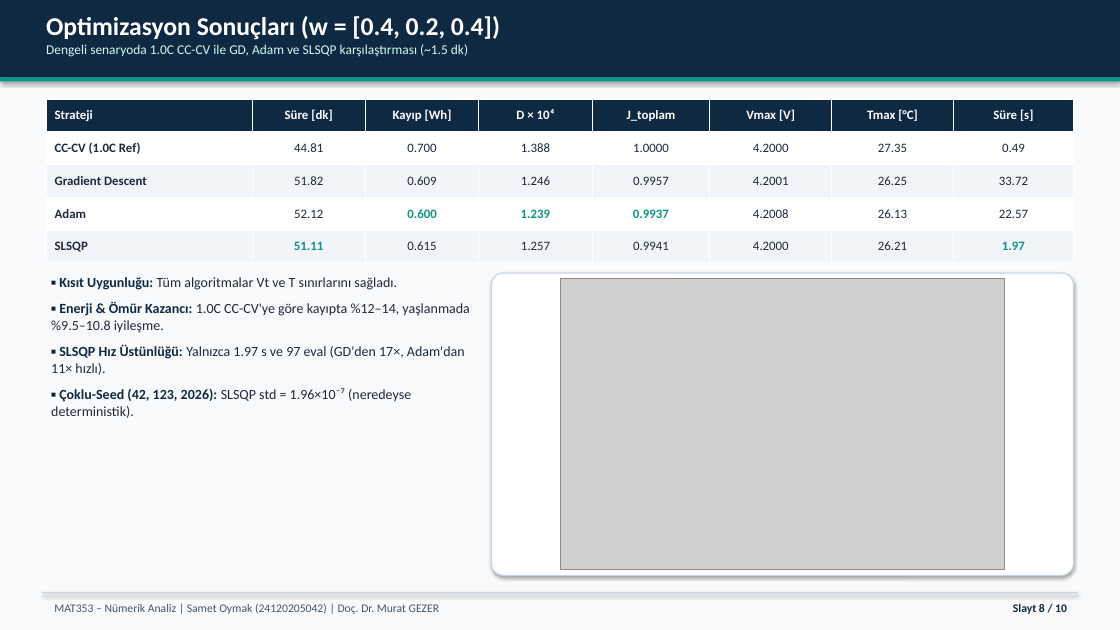
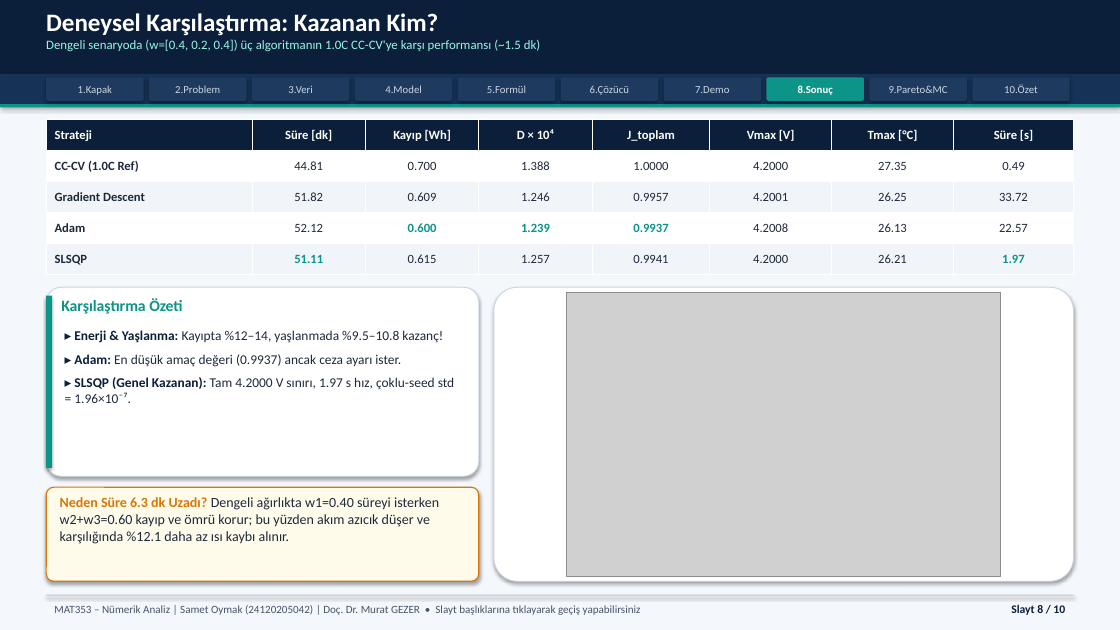
Before and after one commit to Sametoymak99/EV-Battery-Optimization, a slide deck: slide 8 of presentation/slides/MAT353_Sunum_Samet_Oymak.pptx. Drawn at 1120x630 pixels with LibreOffice and Linux fonts; fonts in the diff are those of the drawing; grey boxes stand for pictures. Boxes give left, top, right and bottom in pixels: in the first picture for what was removed or moved away, otherwise in the second. Text is boxed around its words. In the diff, an @@ line names an element or a change of style, - is before the commit and + after.

```diff
--- a/presentation/slides/MAT353_Sunum_Samet_Oymak.pptx
+++ b/presentation/slides/MAT353_Sunum_Samet_Oymak.pptx
@@ background #F8FAFC to #F4F7FB @@
@@ rectangle at (0,0,1120,74): fill #0F2942 to #0B1F3A @@
@@ text at (46,13,540,51): text changed; size 11.5 to 11 pt; text colour #CCFBF1 to #99F6E4 @@
-Optimizasyon Sonuçları (w = [0.4, 0.2, 0.4])
-Dengeli senaryoda 1.0C CC-CV ile GD, Adam ve SLSQP karşılaştırması (~1.5 dk)
+Deneysel Karşılaştırma: Kazanan Kim?
+Dengeli senaryoda (w=[0.4, 0.2, 0.4]) üç algoritmanın 1.0C CC-CV'ye karşı performansı (~1.5 dk)
@@ rectangle: place and size @@
-rectangle at (0,77,1120,82)
+rectangle at (0,74,1120,104)
@@ rectangle at (0,74,1120,104): fill #0D9488 to #163256 @@
@@ rounded rectangle added at (46,77,144,101), fill #1E3A5F, 9.2 pt, text #CBD5E1 @@
+1.Kapak
@@ rounded rectangle added at (149,77,246,101), fill #1E3A5F, 9.2 pt, text #CBD5E1 @@
+2.Problem
@@ rounded rectangle added at (252,77,350,101), fill #1E3A5F, 9.2 pt, text #CBD5E1 @@
+3.Veri
@@ rounded rectangle added at (355,77,452,101), fill #1E3A5F, 9.2 pt, text #CBD5E1 @@
+4.Model
@@ rounded rectangle added at (458,77,555,101), fill #1E3A5F, 9.2 pt, text #CBD5E1 @@
+5.Formül
@@ rounded rectangle added at (560,77,658,101), fill #1E3A5F, 9.2 pt, text #CBD5E1 @@
+6.Çözücü
@@ rounded rectangle added at (664,77,761,101), fill #1E3A5F, 9.2 pt, text #CBD5E1 @@
+7.Demo
@@ rounded rectangle added at (766,77,864,101), fill #0D9488, 9.2 pt, text #FFFFFF, bold @@
+8.Sonuç
@@ rounded rectangle added at (870,77,967,101), fill #1E3A5F, 9.2 pt, text #CBD5E1 @@
+9.Pareto&MC
@@ rounded rectangle added at (972,77,1070,101), fill #1E3A5F, 9.2 pt, text #CBD5E1 @@
+10.Özet
@@ rectangle added at (0,104,1120,108), fill #0D9488 @@
@@ table at (46,119,1074,275) @@
@@ fill #0F2942 to #0B1F3A in row 1 @@
@@ size 11 to 10.8 pt @@
@@ table: place and size @@
-table at (46,99,1074,263)
+table at (46,119,1074,275)
@@ rounded rectangle added at (46,287,479,476), fill #FFFFFF, outline #CBD5E1 0.75 pt @@
@@ rectangle added at (46,296,52,468), fill #0D9488 @@
@@ text added at (61,298,182,314), 13.5 pt, text #0D9488, bold @@
+Karşılaştırma Özeti
@@ rounded rectangle: place and size @@
-rounded rectangle at (492,273,1074,576)
+rounded rectangle at (494,287,1074,581)
@@ rounded rectangle at (494,287,1074,581): outline #CBD5E1 1 pt to #CBD5E1 0.75 pt; proportions changed @@
@@ picture: place and size @@
-picture at (560,279,1005,570)
+picture at (567,292,1002,576)
@@ text at (74,330,455,403): text changed; size 12 to 11.5 pt @@
-▪ Kısıt Uygunluğu: Tüm algoritmalar Vt ve T sınırlarını sağladı.
-▪ Enerji & Ömür Kazancı: 1.0C CC-CV'ye göre kayıpta %12–14, yaşlanmada %9.5–10.8 iyileşme.
-▪ SLSQP Hız Üstünlüğü: Yalnızca 1.97 s ve 97 eval (GD'den 17×, Adam'dan 11× hızlı).
-▪ Çoklu-Seed (42, 123, 2026): SLSQP std = 1.96×10⁻⁷ (neredeyse deterministik).
+▸ Enerji & Yaşlanma: Kayıpta %12–14, yaşlanmada %9.5–10.8 kazanç!
+▸ Adam: En düşük amaç değeri (0.9937) ancak ceza ayarı ister.
+▸ SLSQP (Genel Kazanan): Tam 4.2000 V sınırı, 1.97 s hız, çoklu-seed std = 1.96×10⁻⁷.
@@ rounded rectangle added at (46,487,479,581), fill #FFFBEB, outline #D97706 1 pt @@
@@ text added at (60,497,439,544), 12 pt, text #1E293B @@
+Neden Süre 6.3 dk Uzadı? Dengeli ağırlıkta w1=0.40 süreyi isterken w2+w3=0.60 kayıp ve ömrü korur; bu yüzden akım azıcık düşer ve karşılığında %12.1 daha az ısı kaybı alınır.
@@ rectangle: place and size @@
-rectangle at (42,592,1078,593)
+rectangle at (46,595,1074,596)
@@ text "Slayt 8 / 10" at (1011,605,1065,615): text colour #0F2942 to #0B1F3A @@
@@ text at (54,605,641,615): text changed; size 10 to 9.5 pt @@
-MAT353 – Nümerik Analiz | Samet Oymak (24120205042) | Doç. Dr. Murat GEZER
+MAT353 – Nümerik Analiz | Samet Oymak (24120205042) | Doç. Dr. Murat GEZER • Slayt başlıklarına tıklayarak geçiş yapabilirsiniz
```
Also in this commit, not shown: 7 other slides changed, 2 slides added, 2 slides removed, 1 other file.
